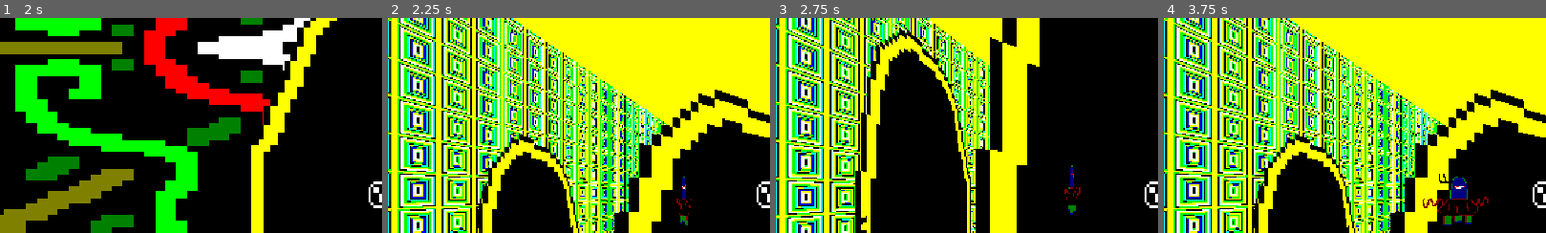
Above: before the commit, frames 1-4 (left to right).
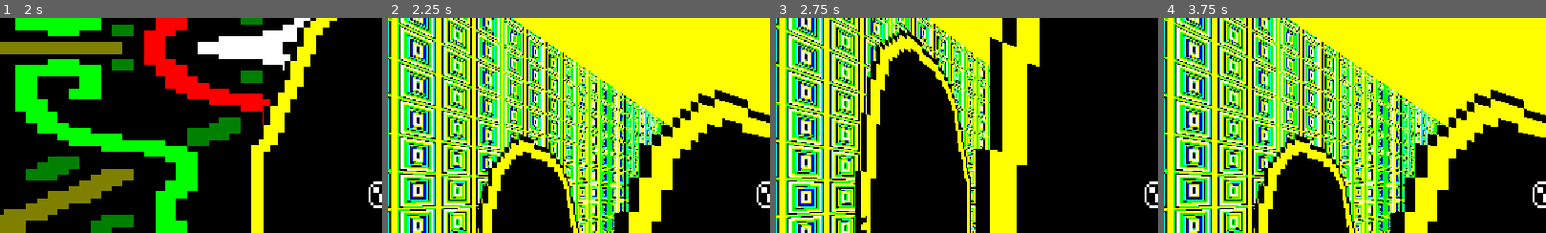
Above: after the commit, the same moments.

Repository: CrimsoneArt/REALAND-Walking-Sim
Game: Godot game, scene res://Scenes/SceneLoader.tscn
Same seed, same stepped clock (60 frames per second), same inputs: the game is played once before the commit and once after it.
Inputs:
- Up to frame 1 (2 s): tap Enter (Enter) at 0.5, 0.6 s; hold W (Up) from 0.53 s (still down); tap T (PinchCheek) at 1.35 s
- Up to frame 2 (2.25 s): keep holding W (Up); tap Enter (Enter) at 2.1 s
- Up to frame 3 (2.75 s): keep holding W (Up)
- Up to frame 4 (3.75 s): keep holding W (Up); tap T (PinchCheek) at 2.85 s; tap Enter (Enter) at 3.6 s
The pictures show only the part of the screen within x 0-50%, y 9-59%; the shares and areas given below are measured in that part.

Frame 1 is identical in both runs. In frame 2, 0.2% of the frame differs, in the area x 75-80%, y 73-97%; in frame 3, 0.2%; in frame 4, 1.0%, in the area x 67-85%, y 72-97%.

Commit message:
Changed script for spawning rare objects (fixed)

Diff:
--- a/Objects/ObjectsLibrary/RareObjectsLibrary/FlowerSmanNPCObject.tscn
+++ b/Objects/ObjectsLibrary/RareObjectsLibrary/FlowerSmanNPCObject.tscn
@@ -94,7 +94,7 @@
 ActiveComponent = NodePath("WanderingComponent")
 amount_min = 1
 amount_max = 2
-ChanceOfAppearing = 5.0
+ChanceOfAppearing = 7.5
 metadata/_custom_type_script = "uid://dkxweyao0waoj"
 
 [node name="CharacterBody3D" type="CharacterBody3D" parent="." unique_id=1761015290]
--- a/Scenes/DimensionTypes/BoxDimensionType.gd
+++ b/Scenes/DimensionTypes/BoxDimensionType.gd
@@ -36,6 +36,7 @@
 
 	var RareObjects = pick_rare_objects(RNG)
 	spawn_objects(objectSpawner,RareObjects,generate_position,Materials)
+	spawn_objects(objectSpawner,Objects,generate_position,Materials)
 
 func generate_position() -> Vector3:
 	return Vector3(RNG.randi_range((-FloorSizeX/2.0)+2.5,(FloorSizeX/2.0)-2.5),0,RNG.randi_range((-FloorSizeZ/2.0)+2.5,(FloorSizeZ/2.0)-2.5))
--- a/Scenes/DimensionTypes/DimensionType.gd
+++ b/Scenes/DimensionTypes/DimensionType.gd
@@ -56,8 +56,8 @@
 				FileName = Dir.get_next()
 			Dir.list_dir_end()
 		var ObjectsNumber : int
-		if Objects.size() > 5:
-			ObjectsNumber = Objects.size() - rng.randi_range(1,5)
+		if Objects.size() > 4:
+			ObjectsNumber = Objects.size() - rng.randi_range(1,4)
 		else:
 			ObjectsNumber = rng.randi_range(1,3)
 		for i in range(1,ObjectsNumber+1):
@@ -84,7 +84,7 @@
 
 			FileName = Dir.get_next()
 		Dir.list_dir_end()
-	for i in range(0,Objects.size()-1):
+	for i in range(0,(Objects.size()-1) if Objects.size() > 1 else 1):
 		var ObjectNode = Objects[i].instantiate()
 		if ObjectNode is GameObject:
 			if ObjectNode.ChanceOfAppearing >= rng.randf_range(0,100):
Not shown, changed: Scenes/SkyBoxes/DimensionSkyboxes/SkyBox1.png.import
Not shown, changed: Scenes/SkyBoxes/DimensionSkyboxes/SkyBox2.png.import
Not shown, changed: Scenes/SkyBoxes/DimensionSkyboxes/SkyBox8.png.import
Not shown, changed: Scenes/SkyBoxes/DimensionSkyboxes/SkyBox9.png.import
Not shown, changed: Scenes/SkyBoxes/FlowersSkybox.png.import
